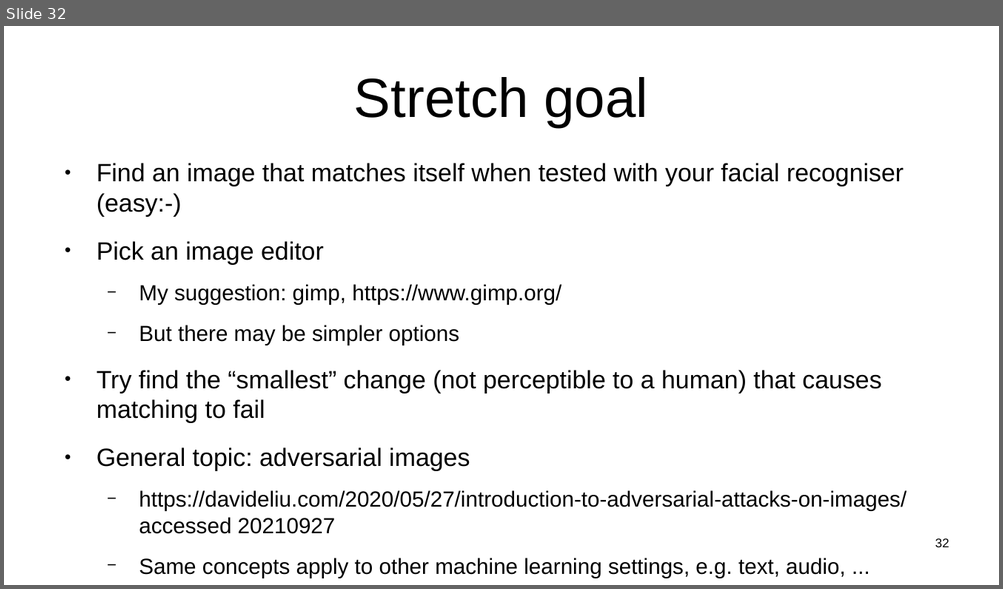
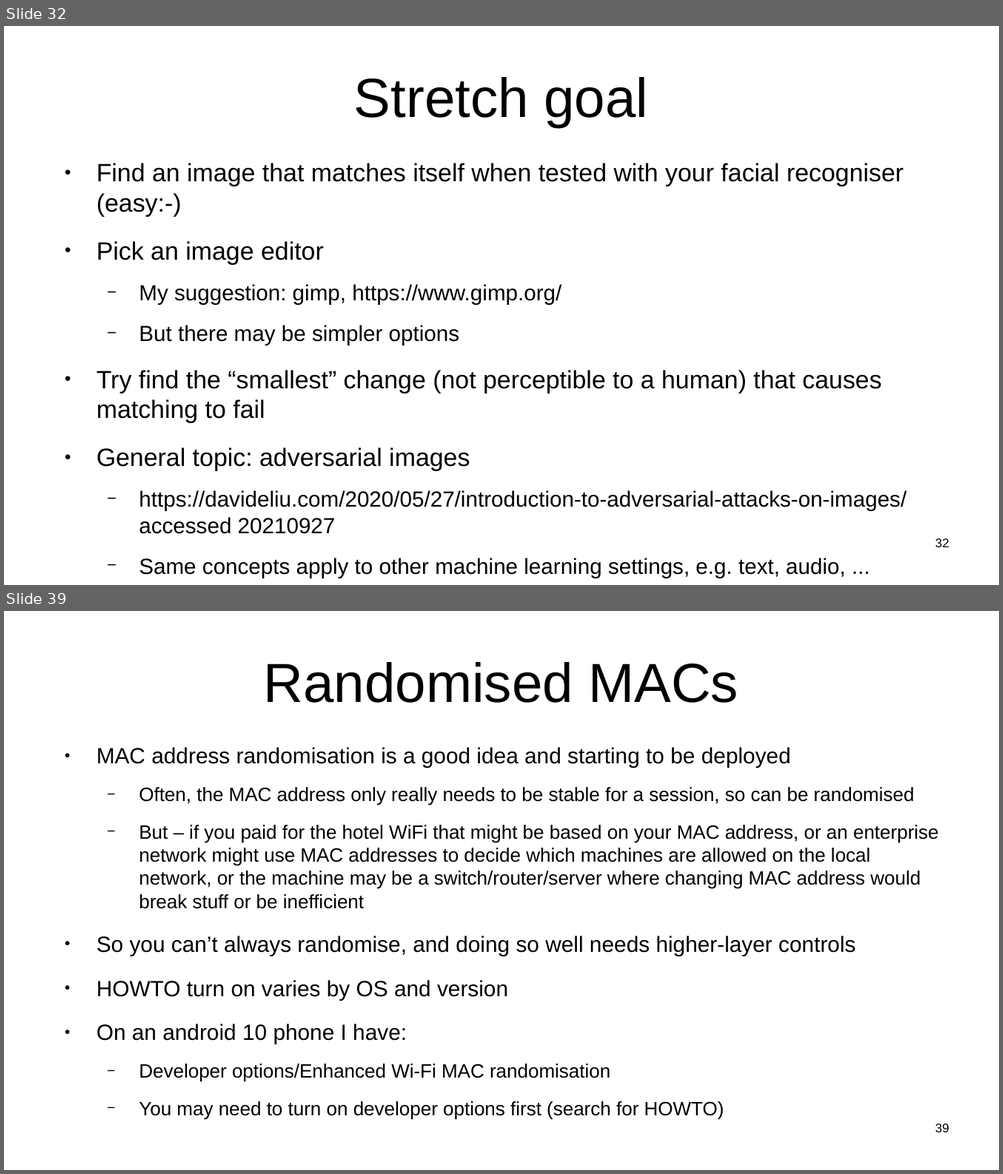
Before and after one commit to sftcd/witidtm, a slide deck: lectures/2021-2022/labs.odp. Shown one above the other, each under a label of ours: slide 32 before the commit, slides 32 and 39 after it; the slides between them are not shown. The pictures are 1003x589 and 1003x1174 pixels, drawn with LibreOffice and Linux fonts; fonts in the diff are those of the drawing. Boxes give left, top, right and bottom in pixels: in the first picture for what was removed or moved away, otherwise in the second. Text is boxed around its words. In the diff, an @@ line names an element or a change of style, - is before the commit and + after.

```diff
--- a/lectures/2021-2022/labs.odp
+++ b/lectures/2021-2022/labs.odp
@@ slide 39 added at [4, 611, 999, 1170], background #FFFFFF @@
@@ title added at [264, 662, 739, 703], 44 pt, text #000000 @@
+Randomised MACs
@@ text added at [96, 747, 939, 1120], 15.4 pt, text #000000 @@
+● MAC address randomisation is a good idea and starting to be deployed
+  − Often, the MAC address only really needs to be stable for a session, so can be randomised
+  − But – if you paid for the hotel WiFi that might be based on your MAC address, or an enterprise network might use MAC addresses to decide which machines are allowed on the local network, or the machine may be a switch/router/server where changing MAC address would break stuff or be inefficient
+● So you can’t always randomise, and doing so well needs higher-layer controls
+● HOWTO turn on varies by OS and version
+● On an android 10 phone I have:
+  − Developer options/Enhanced Wi-Fi MAC randomisation
+  − You may need to turn on developer options first (search for HOWTO)
@@ page number added at [935, 1124, 949, 1133], 10 pt, text #000000 @@
+39
```
Also in this commit, not shown: 10 other slides added, 3 other files.
